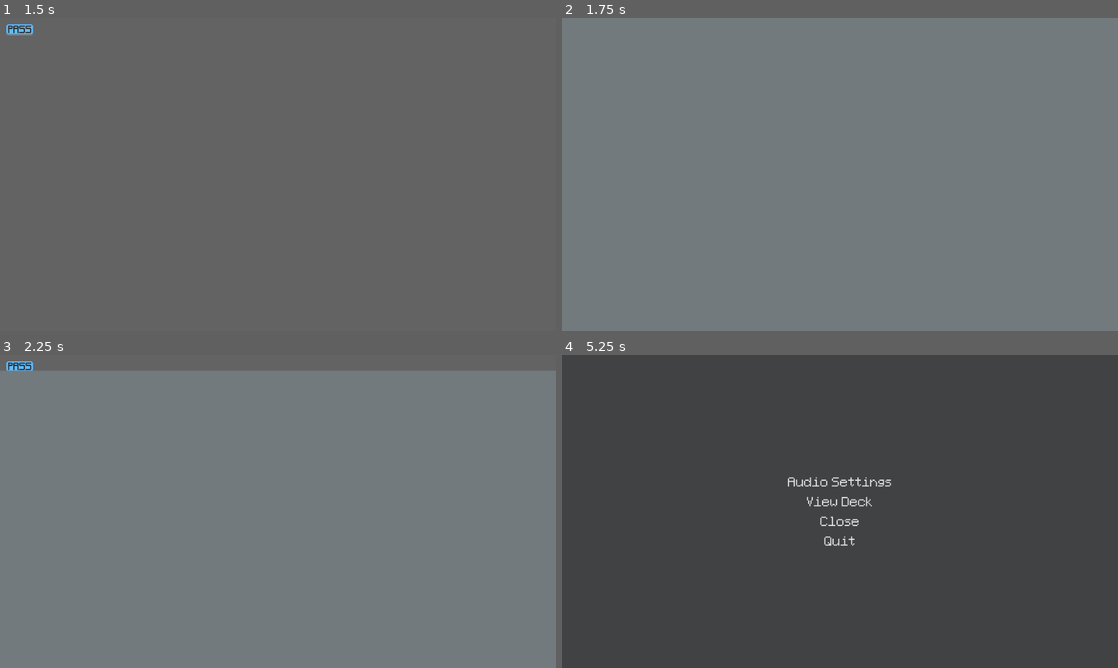
Above: before the commit, frames 1-4 (two rows, left to right).
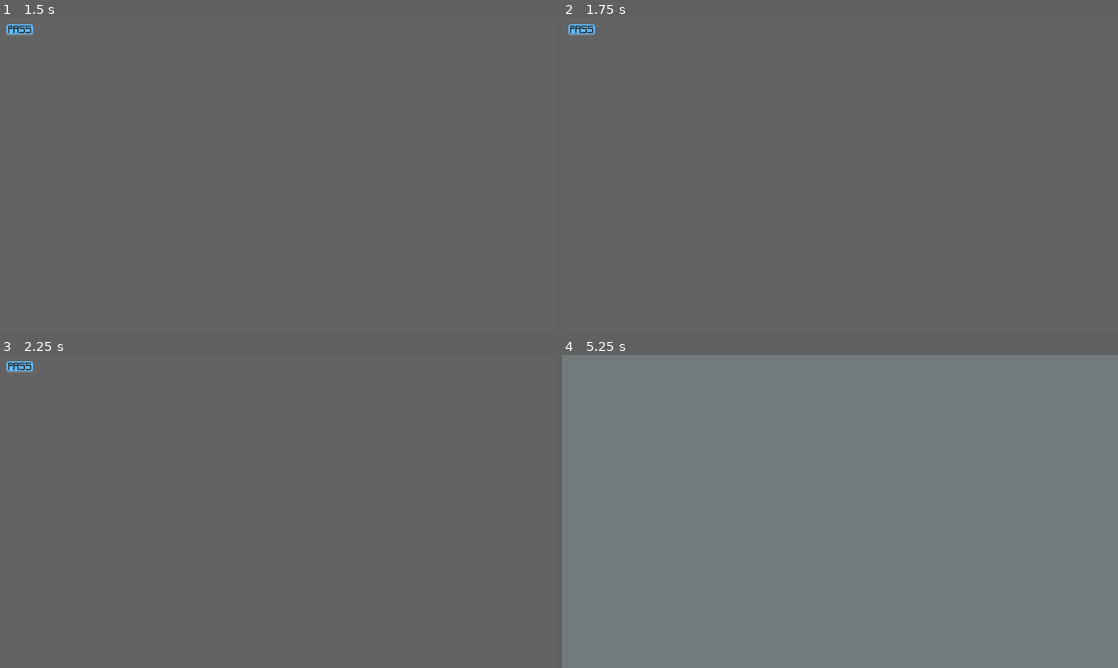
Above: after the commit, the same moments.

Repository: CattacoCattaco/strategy-deckbuilder-roguelike
Game: Godot game, scene res://tile_grid/tile_grid.tscn
Same seed, same stepped clock (60 frames per second), same inputs: the game is played once before the commit and once after it. This scene is started directly instead of the project's main scene.
Inputs (mouse positions are in pixels of both pictures, inside the frame that each line leads up to):
- Up to frame 1 (1.5 s): click (22, 30) at 0.5 s; tap Enter (skip_target) at 1.25 s; move the mouse to (400, 158) at 1.27 s; hold D (right) from 1.28 s (still down); hold E (do_event) from 1.28 s (still down); click (400, 158) at 1.42 s
- Up to frame 2 (1.75 s): keep holding D (right); keep holding E (do_event); tap Q (view_deck, bound only before the commit) at 1.55 s
- Up to frame 3 (2.25 s): release D (right) at 2 s; release E (do_event) at 2 s; tap Space at 2 s; drag from (166, 527) to (250, 574) at 2.02 s
- Up to frame 4 (5.25 s): tap Enter (skip_target) at 2.75, 4.25 s; move the mouse to (895, 442) at 2.77 s; hold D (right) 2.78-3.5 s; hold Z (zoom) 2.78-3.5 s; click (895, 442) at 2.92 s; tap E (do_event) at 3.05 s; tap Space at 3.5 s; drag from (812, 574) to (673, 464) at 3.52 s; move the mouse to (1006, 558) at 4.27 s; hold A (left) 4.28-5 s; hold Z (zoom) 4.28-5 s; tap Q (view_deck, bound only before the commit) at 4.35 s; click (1006, 558) at 4.42 s; tap Escape (enter_settings) at 4.9 s; click "View Deck" at 5 s

Frame 1 is identical in both runs. In frame 2, 100% of the frame differs, in the area x 0-100%, y 0-100%; in frame 3, 95%; in frame 4, 100%.
Error in both runs: Invalid access to property or key 'player_deck' on a base object of type 'Nil'. (res://card/deck/deck.gd:15)

Commit message:
Deck View Through Pause Menu
Now the deck view key has been removed in favor of being accessed through the deck view. (You can still preview decks in deck selection as before though)

Diff:
--- a/deck_manipulation_screen/deck_manipulation_screen.gd
+++ b/deck_manipulation_screen/deck_manipulation_screen.gd
@@ -41,14 +41,7 @@
 
 
 func _unhandled_input(event: InputEvent) -> void:
-	if event.is_action("view_deck"):
-		get_viewport().set_input_as_handled()
-		var deck_view: DeckView = deck_view_scene.instantiate()
-		add_child(deck_view)
-		deck_view.set_anchors_preset(Control.PRESET_CENTER)
-		deck_view.full_deck = world_map.player_deck
-		deck_view.show_deck()
-	elif event.is_action_pressed("enter_settings"):
+	if event.is_action_pressed("enter_settings"):
 		get_viewport().set_input_as_handled()
 
 		var pause_menu: PauseMenu = pause_menu_scene.instantiate()
--- a/deck_selection_screen/deck_selection_screen.gd
+++ b/deck_selection_screen/deck_selection_screen.gd
@@ -181,10 +181,11 @@
 
 func _preview_deck() -> void:
 	var deck_view: DeckView = deck_view_scene.instantiate()
+	deck_view.full_deck = get_current_deck().cards
+	deck_view.source = self
+	deck_view.show_deck()
 	add_child(deck_view)
 	deck_view.set_anchors_preset(Control.PRESET_CENTER)
-	deck_view.full_deck = get_current_deck().cards
-	deck_view.show_deck()
 
 
 func _choose_deck() -> void:
--- a/deck_view/deck_view.gd
+++ b/deck_view/deck_view.gd
@@ -18,11 +18,16 @@
 
 	focus_card.deck_view = self
 
+	if source is DeckSelectionScreen:
+		get_tree().paused = true
+
 
 func _unhandled_input(event: InputEvent) -> void:
-	if event.is_action("exit"):
+	if event.is_action_pressed("exit"):
 		get_viewport().set_input_as_handled()
 		queue_free()
+		if source is DeckSelectionScreen:
+			get_tree().paused = false
 
 
 func _focus_holder_gui_input(event: InputEvent) -> void:
--- a/pause_menu/pause_menu.gd
+++ b/pause_menu/pause_menu.gd
@@ -1,5 +1,7 @@
 class_name PauseMenu
 extends Control
+
+@export var deck_view_scene: PackedScene
 
 @export var main_options_list: VBoxContainer
 @export var audio_settings_button: Button
@@ -32,6 +34,7 @@
 		deck_button.hide()
 	else:
 		deck_button.show()
+		deck_button.pressed.connect(view_deck)
 
 
 func _unhandled_input(event: InputEvent) -> void:
@@ -84,3 +87,17 @@
 			action_noise_player.play_sound(ActionNoisePlayer.Sound.DEFEND)
 		Settings.AudioSetting.SWAP_VOLUME:
 			action_noise_player.play_sound(ActionNoisePlayer.Sound.SWAP)
+
+
+func view_deck() -> void:
+	var deck_view: DeckView = deck_view_scene.instantiate()
+	add_child(deck_view)
+
+	if world_map:
+		deck_view.source = world_map
+		deck_view.full_deck = world_map.player_deck
+	elif tile_grid:
+		deck_view.source = tile_grid
+		deck_view.full_deck = tile_grid.world_map.player_deck
+
+	deck_view.show_deck()
--- a/pause_menu/pause_menu.tscn
+++ b/pause_menu/pause_menu.tscn
@@ -1,8 +1,9 @@
-[gd_scene load_steps=7 format=3 uid="uid://bcnvy81p75c4i"]
+[gd_scene load_steps=8 format=3 uid="uid://bcnvy81p75c4i"]
 
 [ext_resource type="Theme" uid="uid://cb7yvbnqqc1l" path="res://buttons/flat_button.tres" id="1_5hbt6"]
 [ext_resource type="Script" uid="uid://daprgaaqsc4lb" path="res://pause_menu/pause_menu.gd" id="1_uwtdo"]
 [ext_resource type="FontFile" uid="uid://dcmcrpk7us45q" path="res://font/Pixel Font.ttf" id="2_rd7dy"]
+[ext_resource type="PackedScene" uid="uid://ddr5jt22gsudo" path="res://deck_view/deck_view.tscn" id="2_s1glv"]
 [ext_resource type="Script" uid="uid://bh200pq2cqhm0" path="res://sounds/action_noise_player.gd" id="4_b4s0c"]
 
 [sub_resource type="LabelSettings" id="LabelSettings_uwtdo"]
@@ -21,6 +22,7 @@
 grow_vertical = 2
 focus_mode = 2
 script = ExtResource("1_uwtdo")
+deck_view_scene = ExtResource("2_s1glv")
 main_options_list = NodePath("Options")
 audio_settings_button = NodePath("Options/AudioSettingsButton")
 deck_button = NodePath("Options/DeckButton")
--- a/project.godot
+++ b/project.godot
@@ -74,11 +74,6 @@
 "events": [Object(InputEventKey,"resource_local_to_scene":false,"resource_name":"","device":-1,"window_id":0,"alt_press …(195 unchanged characters)…
 ]
 }
-view_deck={
-"deadzone": 0.2,
-"events": [Object(InputEventKey,"resource_local_to_scene":false,"resource_name":"","device":-1,"window_id":0,"alt_pressed":false,"shift_pressed":false,"ctrl_pressed":false,"meta_pressed":false,"pressed":false,"keycode":0,"physical_keycode":81,"key_label":0,"unicode":113,"location":0,"echo":false,"script":null)
-]
-}
 exit={
 "deadzone": 0.2,
 "events": [Object(InputEventKey,"resource_local_to_scene":false,"resource_name":"","device":-1,"window_id":0,"alt_press …(195 unchanged characters)…
--- a/tile_grid/level_builder/level_builder.gd
+++ b/tile_grid/level_builder/level_builder.gd
@@ -106,7 +106,7 @@
 
 	EnemyActionSource.defendables = []
 
-	var enemy_count: int = world_map.levels_beat - 3 * world_map.world_num + 1
+	var enemy_count: int = world_map.levels_beat - 2 * world_map.world_num + 1
 
 	if enemy_count < 1:
 		enemy_count = 1
@@ -132,7 +132,8 @@
 		EnemyActionSource.player_distances = {}
 		EnemyActionSource.defendable_distances = {}
 
-		for pos in designated_movement_region:
+		var old_movement_region: Array[Vector2i] = designated_movement_region.duplicate()
+		for pos in old_movement_region:
 			if EnemyActionSource.get_player_distance_from_vec(pos, tile_grid, false) == -1:
 				designated_movement_region.erase(pos)
 
--- a/tile_grid/tile/tile.tscn
+++ b/tile_grid/tile/tile.tscn
@@ -100,6 +100,7 @@
 offset_bottom = 32.0
 size_flags_horizontal = 3
 size_flags_vertical = 3
+mouse_filter = 1
 theme = ExtResource("8_2s4jd")
 button_mask = 2
 
--- a/tile_grid/tile_grid.gd
+++ b/tile_grid/tile_grid.gd
@@ -5,7 +5,6 @@
 signal tile_targeted(pos: Vector2i)
 
 @export var tile_scene: PackedScene
-@export var deck_view_scene: PackedScene
 @export var pause_menu_scene: PackedScene
 
 @export var level_builder: LevelBuilder
@@ -47,7 +46,7 @@
 
 
 func _unhandled_input(event: InputEvent) -> void:
-	if event.is_action("zoom"):
+	if event.is_action_pressed("zoom"):
 		get_viewport().set_input_as_handled()
 		if scale == Vector2(1, 1):
 			camera.position *= 2
@@ -58,16 +57,9 @@
 			camera.position /= 2
 			camera.scale = Vector2(1, 1)
 			scale = Vector2(1, 1)
-	elif event.is_action("skip_target"):
+	elif event.is_action_pressed("skip_target"):
 		get_viewport().set_input_as_handled()
 		tile_targeted.emit(Vector2(-1, -1))
-	elif event.is_action("view_deck"):
-		get_viewport().set_input_as_handled()
-		var deck_view: DeckView = deck_view_scene.instantiate()
-		add_child(deck_view)
-		deck_view.set_anchors_preset(Control.PRESET_CENTER)
-		deck_view.full_deck = world_map.player_deck
-		deck_view.show_deck()
 	elif event.is_action_pressed("enter_settings"):
 		get_viewport().set_input_as_handled()
 
@@ -118,9 +110,12 @@
 	elif world_map.levels_beat < 31:
 		size = Vector2i(17, 17)
 		level_builder.density = LevelBuilder.ObjectDensity.DENSE
+	elif world_map.levels_beat < 37:
+		size = Vector2i(17, 17)
+		level_builder.density = LevelBuilder.ObjectDensity.MILD
 	else:
 		size = Vector2i(17, 17)
-		level_builder.density = LevelBuilder.ObjectDensity.MILD
+		level_builder.density = LevelBuilder.ObjectDensity.SPARSE
 
 	var pixel_size: Vector2 = size * 32
 	var offset := -pixel_size / 2
--- a/tile_grid/tile_grid.tscn
+++ b/tile_grid/tile_grid.tscn
@@ -1,8 +1,7 @@
-[gd_scene load_steps=43 format=3 uid="uid://b3li581ttt0ou"]
+[gd_scene load_steps=42 format=3 uid="uid://b3li581ttt0ou"]
 
 [ext_resource type="Script" uid="uid://dv8bcihoqww0t" path="res://tile_grid/tile_grid.gd" id="1_slx1t"]
 [ext_resource type="PackedScene" uid="uid://bpsyv3nuyvf5d" path="res://tile_grid/tile/tile.tscn" id="2_fwkuo"]
-[ext_resource type="PackedScene" uid="uid://ddr5jt22gsudo" path="res://deck_view/deck_view.tscn" id="3_8yilv"]
 [ext_resource type="Script" uid="uid://cn56h7lmh3kpr" path="res://camera/draggable_camera.gd" id="3_gjkwh"]
 [ext_resource type="Script" uid="uid://cvaphaq5sg73r" path="res://tile_grid/level_builder/level_builder.gd" id="3_tunm5"]
 [ext_resource type="Resource" uid="uid://dy6mxnqsycfeo" path="res://tile_grid/tile/tile_object/data/objects/red_tile.tres" id="4_0vku6"]
@@ -70,7 +69,6 @@
 [node name="TileGrid" type="Node2D" node_paths=PackedStringArray("level_builder", "round_manager", "camera", "ui", "hand", "your_turn_label", "focus_card_holder", "focus_card", "lose_screen", "return_button", "win_screen", "action_noise_player")]
 script = ExtResource("1_slx1t")
 tile_scene = ExtResource("2_fwkuo")
-deck_view_scene = ExtResource("3_8yilv")
 pause_menu_scene = ExtResource("4_pjlwf")
 level_builder = NodePath("LevelBuilder")
 round_manager = NodePath("RoundManager")
--- a/world_map/world_map.gd
+++ b/world_map/world_map.gd
@@ -6,7 +6,6 @@
 @export var tile_scene: PackedScene
 @export var level_scene: PackedScene
 @export var deck_manipulation_scene: PackedScene
-@export var deck_view_scene: PackedScene
 @export var pause_menu_scene: PackedScene
 
 @export var player: AnimatedSprite2D
@@ -47,22 +46,22 @@
 
 
 func _unhandled_input(event: InputEvent) -> void:
-	if event.is_action("up"):
+	if event.is_action_pressed("up"):
 		get_viewport().set_input_as_handled()
 		try_move_player_in_dir(Vector2i(0, -1))
-	elif event.is_action("left"):
+	elif event.is_action_pressed("left"):
 		get_viewport().set_input_as_handled()
 		try_move_player_in_dir(Vector2i(-1, 0))
-	elif event.is_action("down"):
+	elif event.is_action_pressed("down"):
 		get_viewport().set_input_as_handled()
 		try_move_player_in_dir(Vector2i(0, 1))
-	elif event.is_action("right"):
+	elif event.is_action_pressed("right"):
 		get_viewport().set_input_as_handled()
 		try_move_player_in_dir(Vector2i(1, 0))
-	elif event.is_action("do_event"):
+	elif event.is_action_pressed("do_event"):
 		get_viewport().set_input_as_handled()
 		try_do_event()
-	elif event.is_action("zoom"):
+	elif event.is_action_pressed("zoom"):
 		get_viewport().set_input_as_handled()
 		if scale == Vector2(1, 1):
 			camera.position *= 2
@@ -73,13 +72,6 @@
 			camera.position /= 2
 			camera.scale = Vector2(1, 1)
 			scale = Vector2(1, 1)
-	elif event.is_action("view_deck"):
-		get_viewport().set_input_as_handled()
-		var deck_view: DeckView = deck_view_scene.instantiate()
-		add_child(deck_view)
-		deck_view.set_anchors_preset(Control.PRESET_CENTER)
-		deck_view.full_deck = player_deck
-		deck_view.show_deck()
 	elif event.is_action_pressed("enter_settings"):
 		get_viewport().set_input_as_handled()
 
